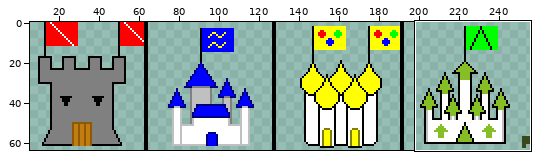
A sprite sheet gets an edit: resources/castle.png. The first picture is a wide view before the edit; the outline marks the close-up.
Close-up. As it was:
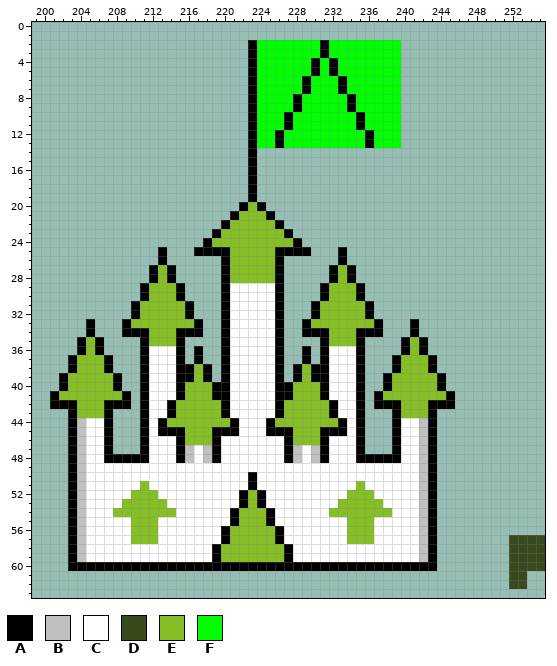
The file is 256x64 pixels. Shown: x 199..255, y 0..63. The wide view leaves out empty margins. The commit also changed other parts of the picture, which this record leaves out.
Palette (. is transparent): A #000000  B #c0c0c0  C #ffffff  D #38491b  E #85bf25  F #00ff00
Once edited:
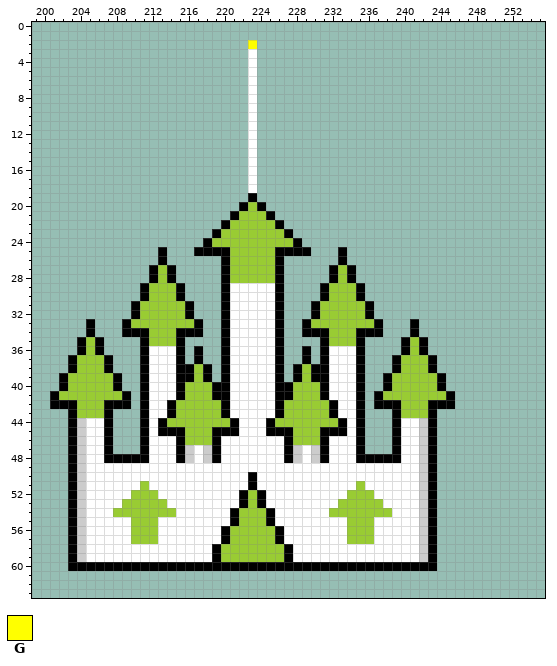
Colours new in this view: G #ffff00
What changed:
colour B: #c0c0c0 -> #cccccc
colour E: #85bf25 -> #99cc33
y 2: x 223..239 AFFFFFFFAFFFFFFFF -> G................
y 3: x 223..239 AFFFFFFFAFFFFFFFF -> C................
y 4..5: x 223..239 AFFFFFFAFAFFFFFFF -> C................
y 6..7: x 223..239 AFFFFFAFFFAFFFFFF -> C................
y 8..9: x 223..239 AFFFFAFFFFFAFFFFF -> C................
y 10..11: x 223..239 AFFFAFFFFFFFAFFFF -> C................
y 12..13: x 223..239 AFFAFFFFFFFFFAFFF -> C................
y 14..18: x 223 A -> C
y 57..60: x 252..255 DDDD -> ....
y 61..62: x 252..253 DD -> ..
Pixel boxes of the changes (left, top, right, bottom) in both close-ups:
changed: (59, 40, 446, 562)
erased: (509, 535, 545, 589)
